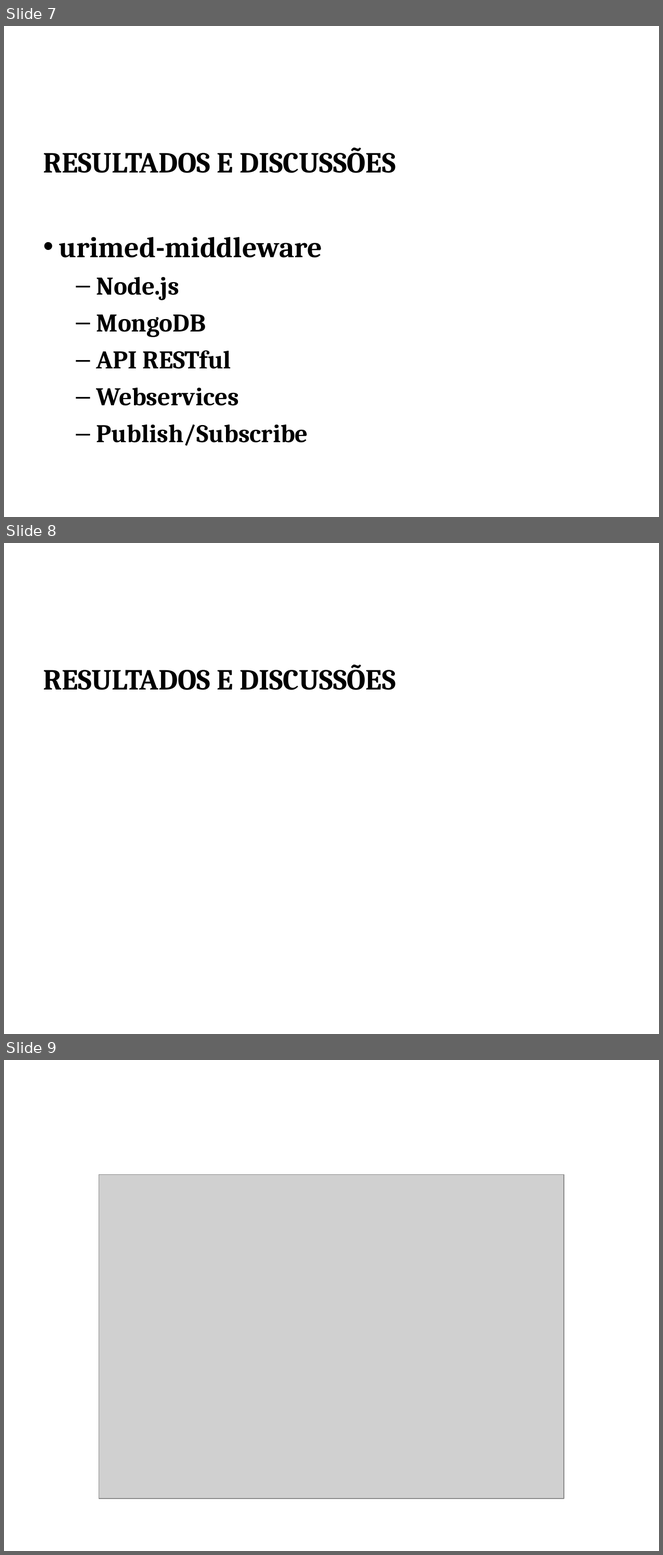
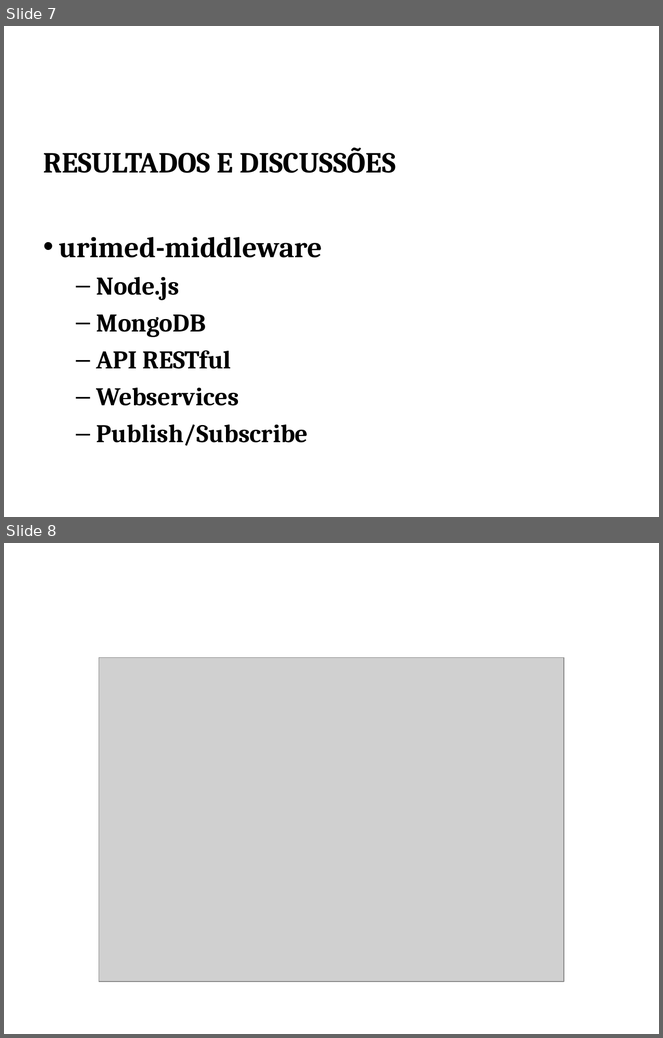
Before and after one commit to wagnerdevel/urimed-docs, a slide deck: apresentacao-siic/apresentacao.ppt. Shown one above the other, each under a label of ours: slides 7, 8 and 9 before the commit, slides 7 and 8 after it. The pictures are 663x1555 and 663x1038 pixels, drawn with LibreOffice and Linux fonts; fonts in the diff are those of the drawing; grey boxes stand for pictures; background and template pictures are left out. Boxes give left, top, right and bottom in pixels: in the first picture for what was removed or moved away, otherwise in the second. Text is boxed around its words. In the diff, an @@ line names an element or a change of style, - is before the commit and + after.

Commit message:
Retirado slide vazio

```diff
--- a/apresentacao-siic/apresentacao.ppt
+++ b/apresentacao-siic/apresentacao.ppt
@@ slide 8 removed at (4,543,659,1034), background picture (left out) @@
@@ text removed at (43,665,396,690) @@
-RESULTADOS E DISCUSSÕES
@@ what was slide 9 is now slide 8 @@
```
